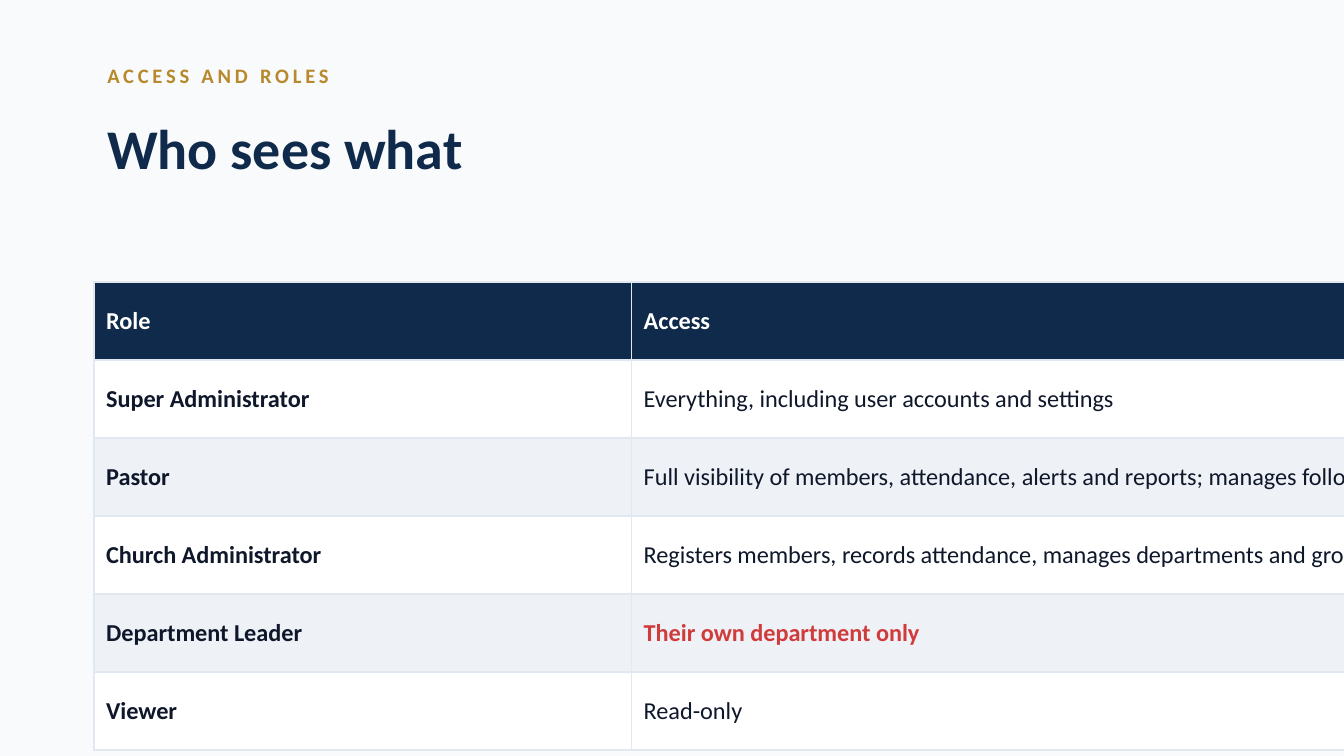
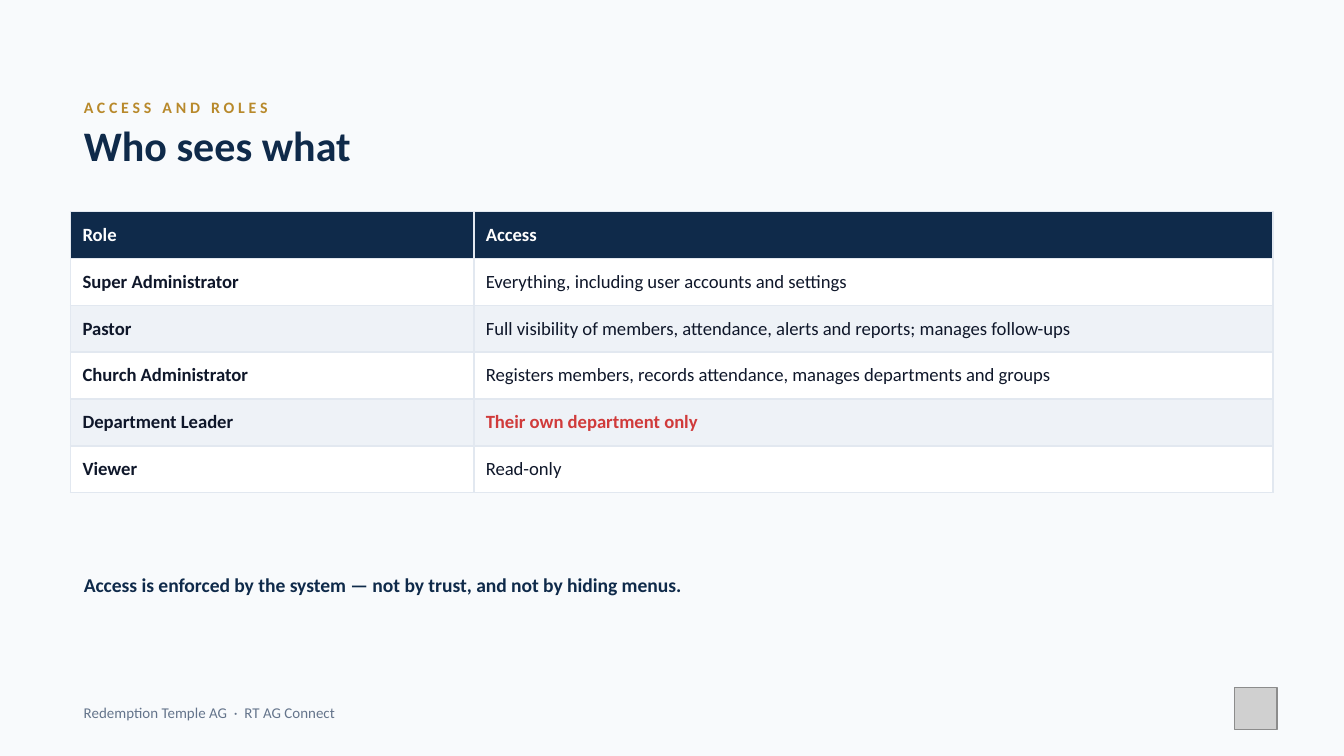
Before and after one commit to nhanhayhaw/ChurchCONNECT, a slide deck: slide 16 of docs/ChurchConnect-Leadership-Presentation.pptx. Drawn at 1344x756 pixels with LibreOffice and Linux fonts; fonts in the diff are those of the drawing; grey boxes stand for pictures; background and template pictures are left out. Boxes give left, top, right and bottom in pixels: in the first picture for what was removed or moved away, otherwise in the second. Text is boxed around its words. In the diff, an @@ line names an element or a change of style, - is before the commit and + after.

```diff
--- a/docs/ChurchConnect-Leadership-Presentation.pptx
+++ b/docs/ChurchConnect-Leadership-Presentation.pptx
@@ text "Who sees what": place and size @@
-text "Who sees what" at box(107, 129, 462, 170)
+text "Who sees what" at box(84, 131, 351, 162)
@@ text "Who sees what" at box(84, 131, 351, 162): size 30 to 22.5 pt @@
@@ text "ACCESS AND ROLES": place and size @@
-text "ACCESS AND ROLES" at box(107, 69, 328, 83)
+text "ACCESS AND ROLES" at box(84, 102, 267, 113)
@@ text "ACCESS AND ROLES" at box(84, 102, 267, 113): size 11 to 8.5 pt @@
@@ table at box(70, 211, 1273, 497) @@
@@ size 13 to 10 pt @@
@@ table: place and size @@
-table at box(94, 282, 1344, 727)
+table at box(70, 211, 1273, 497)
@@ text "Access is enforced by the ...": place and size @@
-text "Access is enforced by the ..." at box(94, 753, 1344, 756)
+text "Access is enforced by the ..." at box(84, 578, 682, 596)
@@ text "Access is enforced by the ..." at box(84, 578, 682, 596): size 14 to 10.5 pt @@
@@ picture added at box(1235, 688, 1278, 731) @@
@@ text added at box(84, 707, 334, 721), 8 pt, text #64748B @@
+Redemption Temple AG · RT AG Connect
```
Also in this commit, not shown: 21 other slides changed, 5 other files.
